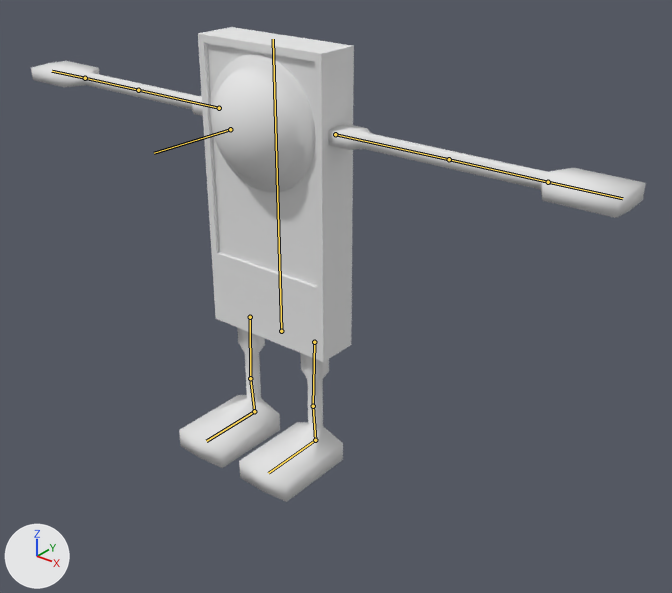
Renders of the Blender file Raw Models/Hax-bot6.blend from each side of a commit.
Both versions are drawn from a 50 mm camera at (3.9, -4.26, 3.95) aimed at (0.24, 0.31, 1.11). The lights are fixed; the arrows at lower left show +X, +Y and +Z. The bones that bend it are drawn over the model as lines.

Objects in the first picture: 'Arm.L', 'Arm.R', 'Bot', 'Leg.L', 'Leg.R'.
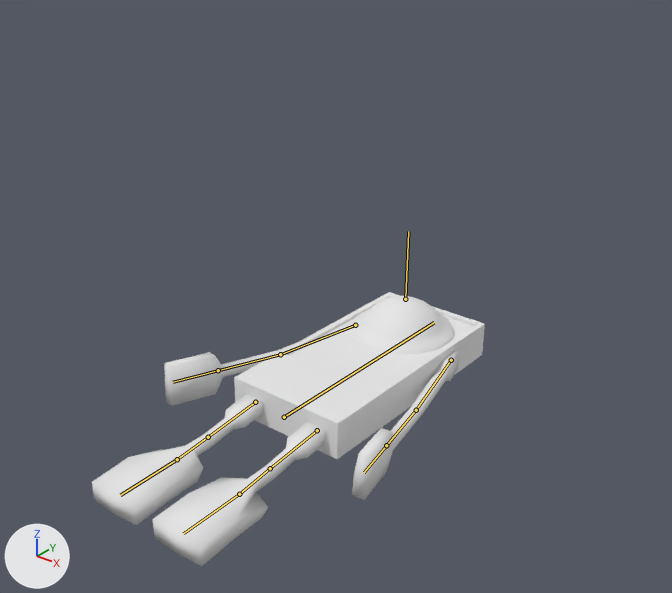
The newer file adds an action. The first version stands in its rest pose; the second is drawn at frame 10 of the action 'Defeat'.

Boxes (x1, y1, x2, y2) around the edits, measured in the pictures (672 x 593 px):
'Bot', posed (61% wider, 50% shorter)
    before: (198, 27, 354, 362)
    after: (234, 292, 485, 459)
'Leg.L', posed
    before: (239, 353, 343, 502)
    after: (153, 422, 326, 566)
'Arm.L', posed (66% narrower, 59% taller)
    before: (328, 124, 646, 218)
    after: (352, 350, 459, 500)
'Leg.R', posed
    before: (179, 327, 280, 468)
    after: (92, 395, 263, 525)
'Arm.R', posed
    before: (31, 61, 203, 116)
    after: (165, 343, 296, 406)
bone 'Spine', root to tip
    before: (281, 331) to (273, 39)
    after: (284, 417) to (434, 322)
bone 'UArm.L', root to tip
    before: (335, 134) to (449, 159)
    after: (451, 360) to (416, 410)
bone 'FArm.L', root to tip
    before: (449, 159) to (548, 182)
    after: (416, 410) to (386, 445)
bone 'UArm.R', root to tip
    before: (219, 108) to (138, 90)
    after: (355, 325) to (280, 354)
bone 'FArm.R', root to tip
    before: (138, 90) to (85, 78)
    after: (280, 354) to (218, 370)

The edits, one by one:
Bone 'Root' (bone_root) moves from (0.0, 0.0, 0.0) to (0.0, 0.0, -0.709).
Bone 'Spine' (bone_spine) turns from (0, 0, 0) to (-91, 0, 0) degrees about its own x, y and z.
Bone 'UArm.L' (bone_uarm_l) turns from (0, 0, 0) to (-2, 3, -77) degrees about its own x, y and z.
Bone 'FArm.L' (bone_farm_l) turns from (0, 0, 0) to (1, -8, -7) degrees about its own x, y and z.
Bone 'UArm.R' (bone_uarm_r) turns from (0, 0, 0) to (-2, -3, 77) degrees about its own x, y and z.
Bone 'FArm.R' (bone_farm_r) turns from (0, 0, 0) to (1, 8, 7) degrees about its own x, y and z.
Bone 'Leg.IK.R' (bone_leg_ik_r) moves from (0.0, 0.0, 0.0) to (0.0, -1.094, -0.032).
Bone 'Leg.IK.L' (bone_leg_ik_l) moves from (0.0, 0.0, 0.0) to (0.0, -1.028, -0.032).
